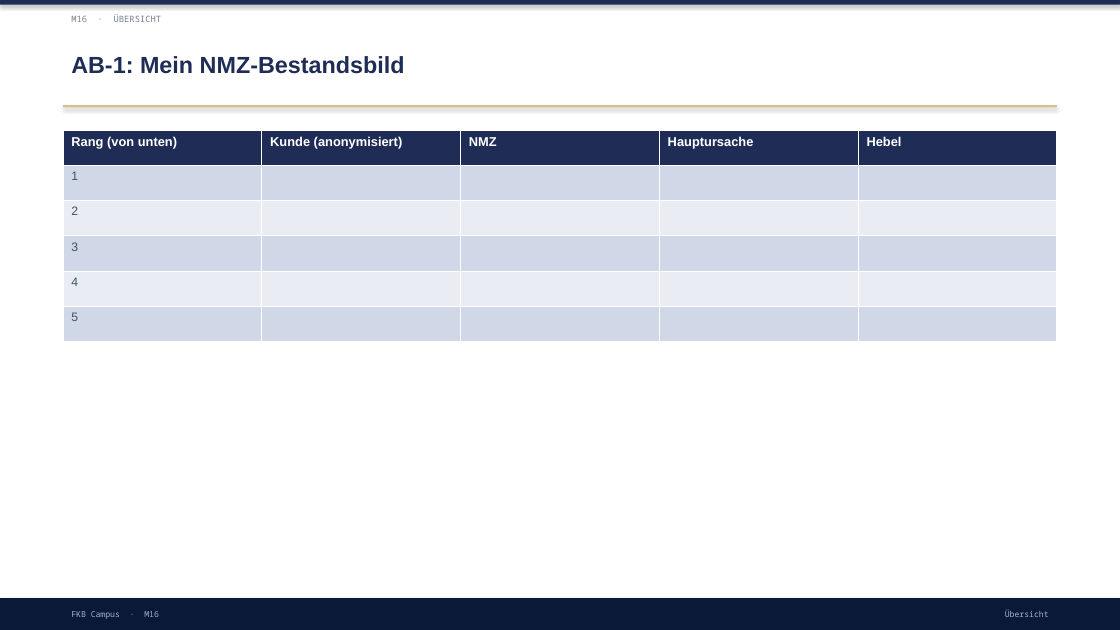
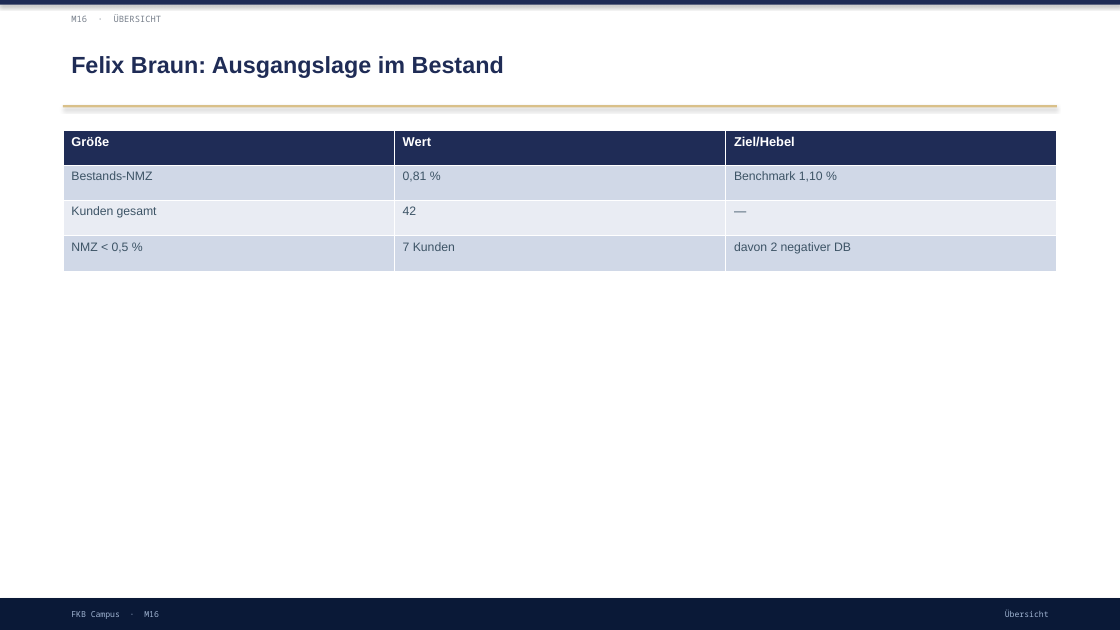
Before and after one commit to ck5rqc47pr-byte/firmenkundenakademie-online, a slide deck: slide 14 of protected-downloads/praesentation/M16.pptx (slide 16 before the commit). Drawn at 1120x630 pixels with LibreOffice and Linux fonts; fonts in the diff are those of the drawing. Boxes give left, top, right and bottom in pixels: in the first picture for what was removed or moved away, otherwise in the second. Text is boxed around its words. In the diff, an @@ line names an element or a change of style, - is before the commit and + after.

```diff
--- a/protected-downloads/praesentation/M16.pptx
+++ b/protected-downloads/praesentation/M16.pptx
@@ text at [71, 56, 504, 78]: text changed @@
-AB-1: Mein NMZ-Bestandsbild
+Felix Braun: Ausgangslage im Bestand
@@ table at [63, 130, 1056, 271] @@
-Rang (von unten) | Kunde (anonymisiert) | NMZ | Hauptursache | Hebel
-1 |  |  |  | 
-2 |  |  |  | 
-3 |  |  |  | 
-4 |  |  |  | 
-5 |  |  |  | 
+Größe | Wert | Ziel/Hebel
+Bestands-NMZ | 0,81 % | Benchmark 1,10 %
+Kunden gesamt | 42 | —
+NMZ < 0,5 % | 7 Kunden | davon 2 negativer DB
```
Also in this commit, not shown: 8 other slides changed, 4 slides added, 4 slides removed, 1 other file.
